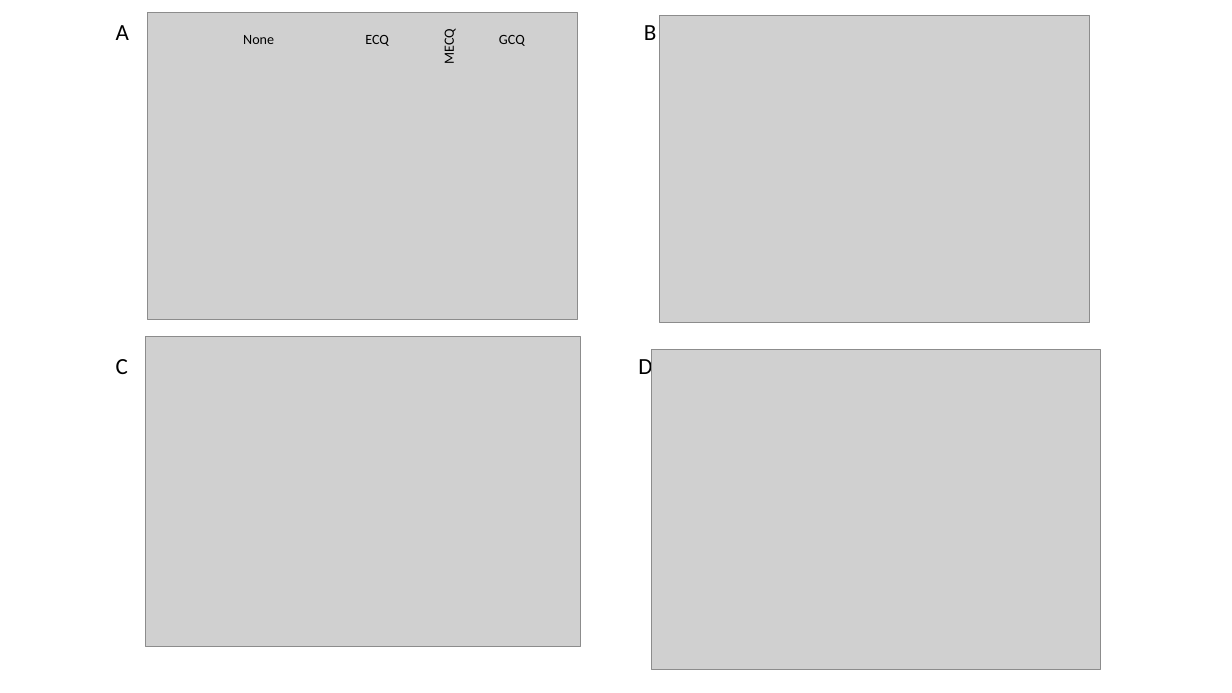
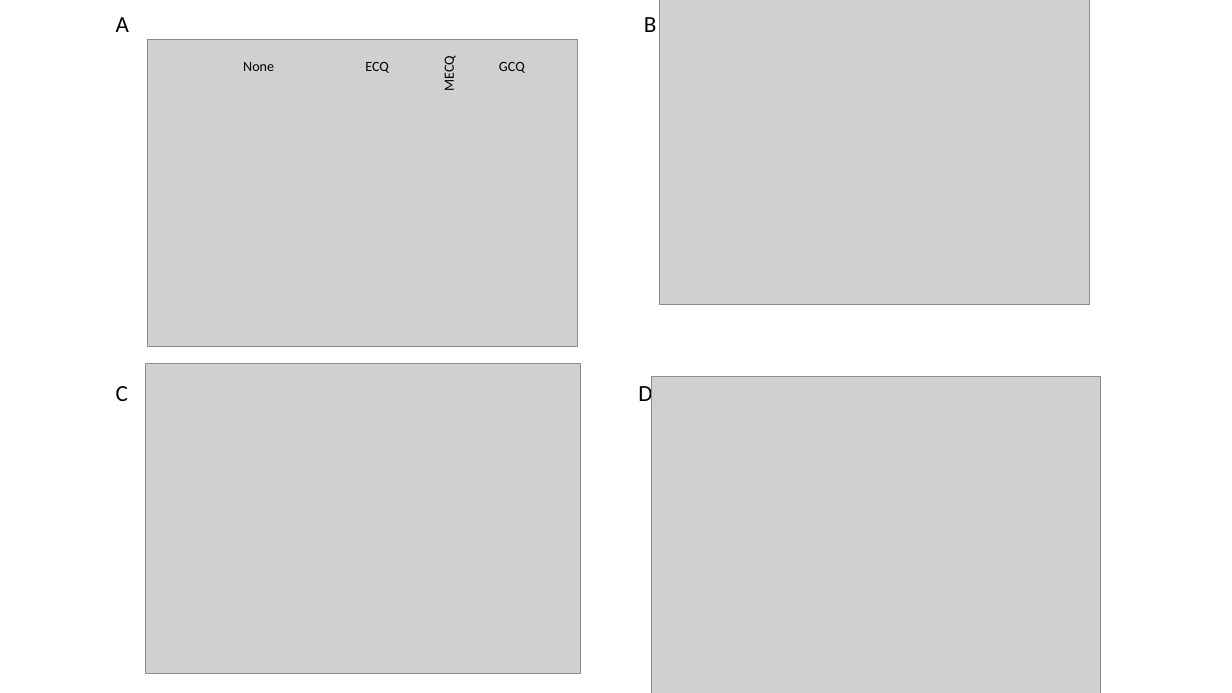
Before and after one commit to amdabidss-health/ph-ncr-phylodynamics-sarscov-2-v2, a slide deck: slide 1 of 02-bdsky/ncr-bdsky.pptx. Drawn at 1232x693 pixels with LibreOffice and Linux fonts; fonts in the diff are those of the drawing; grey boxes stand for pictures. Boxes give left, top, right and bottom in pixels: in the first picture for what was removed or moved away, otherwise in the second. Text is boxed around its words. In the diff, an @@ line names an element or a change of style, - is before the commit and + after.

```diff
--- a/02-bdsky/ncr-bdsky.pptx
+++ b/02-bdsky/ncr-bdsky.pptx
@@ text "A": place and size @@
-text "A" at [116,25,129,40]
+text "A" at [116,17,129,32]
@@ text "B": place and size @@
-text "B" at [644,25,657,40]
+text "B" at [644,17,657,32]
@@ picture: place and size @@
-picture at [660,16,1090,323]
+picture at [660,0,1090,304]
@@ 6 texts, 3 pictures: place and size @@
-6 texts, 3 pictures at [116,13,1101,670]
+6 texts, 3 pictures at [116,40,1101,693]
```
Also in this commit, not shown: 1 other file.
